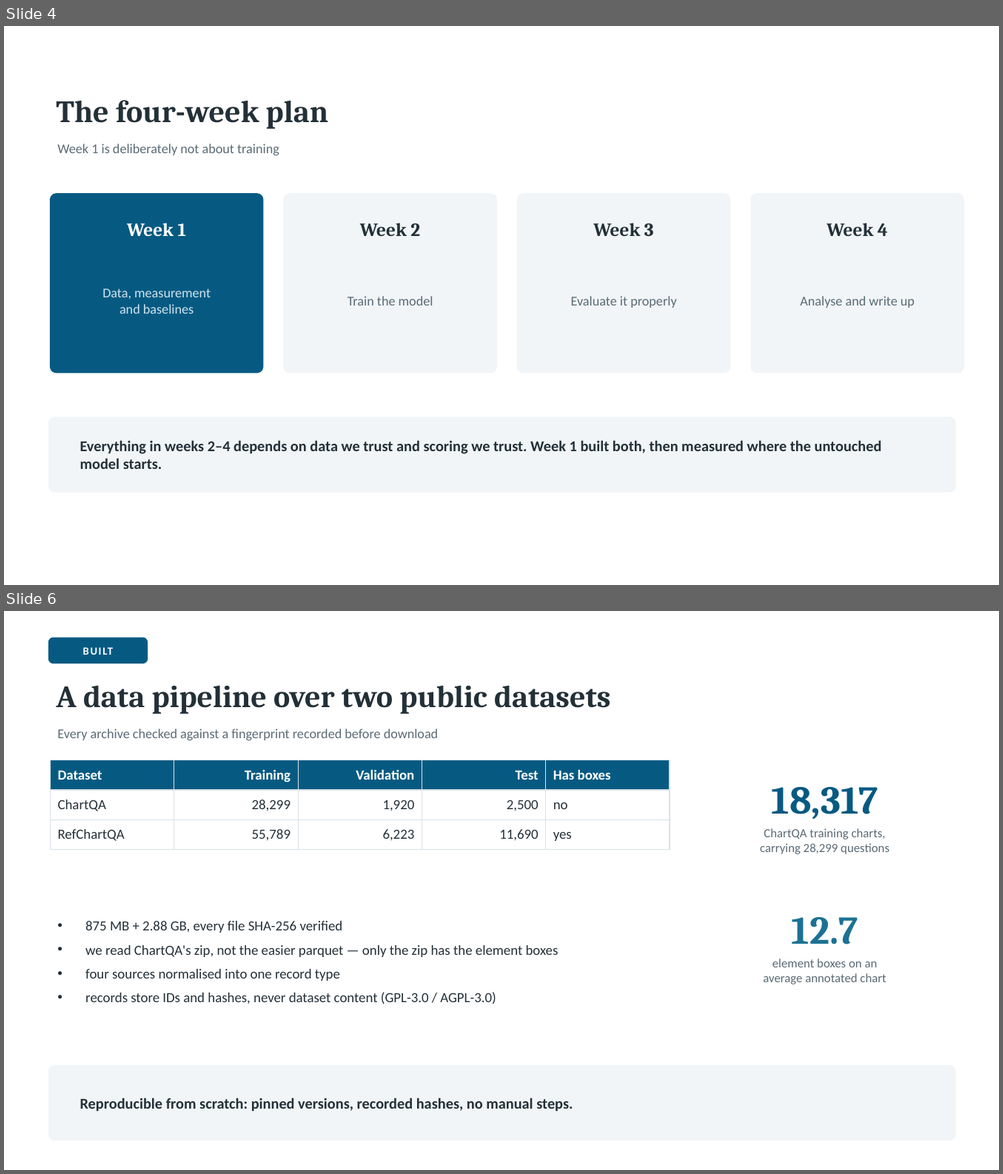
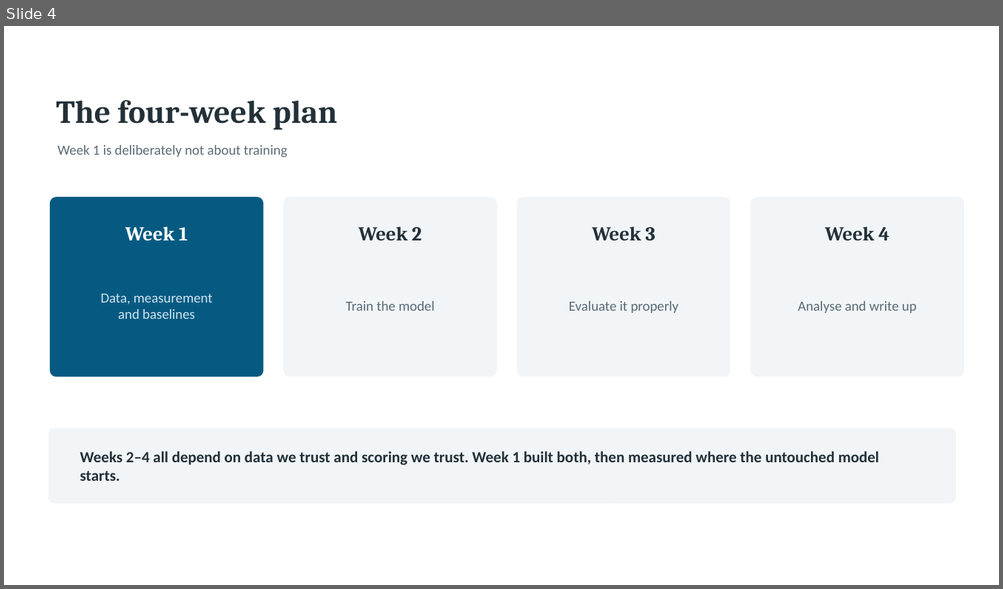
Before and after one commit to Ahmed-Elghazaly/chartqa-dual-target, a slide deck: presentation/ChartQA-Week1.pptx. Shown one above the other, each under a label of ours: slides 4 and 6 before the commit, slide 4 after it; the slides between them are not shown. The pictures are 1003x1174 and 1003x589 pixels, drawn with LibreOffice and Linux fonts; fonts in the diff are those of the drawing. Boxes give left, top, right and bottom in pixels: in the first picture for what was removed or moved away, otherwise in the second. Text is boxed around its words. In the diff, an @@ line names an element or a change of style, - is before the commit and + after.

```diff
--- a/presentation/ChartQA-Week1.pptx
+++ b/presentation/ChartQA-Week1.pptx
@@ slide 6 removed at box(4, 611, 999, 1170), background #FFFFFF @@
@@ rounded rectangle removed at box(48, 638, 148, 664) @@
@@ text removed at box(48, 638, 148, 664) @@
-BUILT
@@ text removed at box(56, 686, 610, 714) @@
-A data pipeline over two public datasets
@@ text removed at box(57, 729, 438, 741) @@
-Every archive checked against a fingerprint recorded before download
@@ table removed at box(51, 760, 669, 844), 3 rows, 5 columns @@
-Dataset | Training | Validation | Test | Has boxes
-ChartQA | 28,299 | 1,920 | 2,500 | no
-RefChartQA | 55,789 | 6,223 | 11,690 | yes
@@ text removed at box(771, 787, 878, 820) @@
-18,317
@@ text removed at box(760, 829, 889, 854) @@
-ChartQA training charts,
-carrying 28,299 questions
@@ text removed at box(85, 921, 558, 1005) @@
-• 875 MB + 2.88 GB, every file SHA-256 verified
-• we read ChartQA's zip, not the easier parquet — only the zip has the element boxes
-• four sources normalised into one record type
-• records store IDs and hashes, never dataset content (GPL-3.0 / AGPL-3.0)
@@ text removed at box(791, 917, 858, 945) @@
-12.7
@@ text removed at box(762, 959, 885, 985) @@
-element boxes on an
-average annotated chart
@@ rounded rectangle removed at box(48, 1066, 956, 1141) @@
@@ text removed at box(80, 1098, 572, 1111) @@
-Reproducible from scratch: pinned versions, recorded hashes, no manual steps.
@@ slide 4 changed as well @@
@@ text "The four-week plan" at box(56, 100, 337, 130): size 30 to 31 pt @@
@@ 4 texts, 4 rounded rectangles: place and size @@
-4 texts, 4 rounded rectangles at box(51, 194, 964, 373)
+4 texts, 4 rounded rectangles at box(51, 198, 964, 377)
@@ size 18 to 19 pt in 4 elements at box(125, 227, 188, 241), box(358, 227, 421, 241), box(592, 227, 655, 241), box(825, 227, 889, 241) @@
@@ size 13 to 13.5 pt in 5 elements at box(57, 145, 287, 157), box(101, 294, 213, 319), box(346, 301, 435, 311), box(569, 301, 679, 313), box(797, 301, 916, 313) @@
@@ rounded rectangle: place and size @@
-rounded rectangle at box(48, 417, 956, 492)
+rounded rectangle at box(48, 429, 956, 503)
@@ text at box(80, 452, 879, 481): text changed; size 14.5 to 15 pt @@
-Everything in weeks 2–4 depends on data we trust and scoring we trust. Week 1 built both, then measured where the untouched model starts.
+Weeks 2–4 all depend on data we trust and scoring we trust. Week 1 built both, then measured where the untouched model starts.
```
Also in this commit, not shown: 4 other slides changed, 9 slides added, 13 other slides removed, 7 other files.
